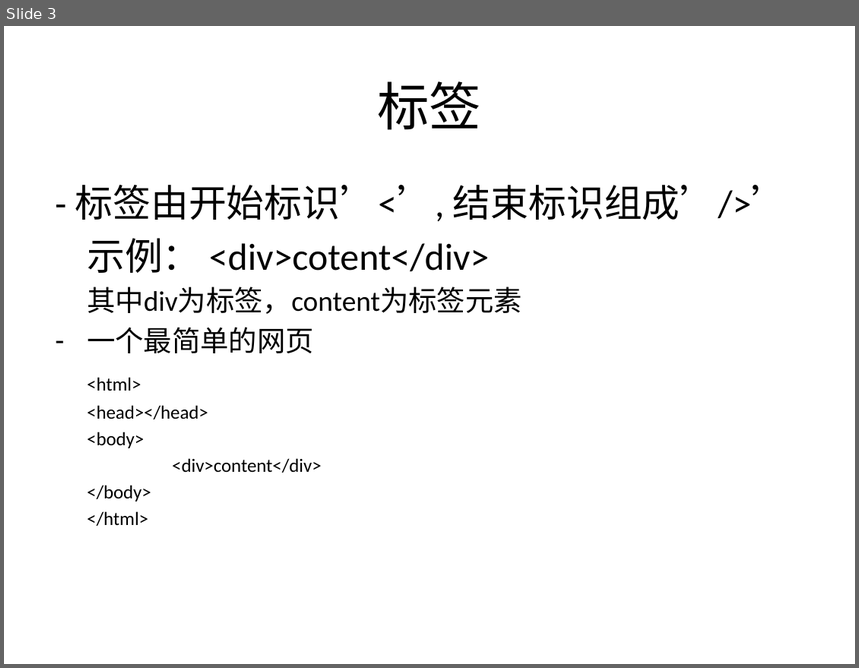
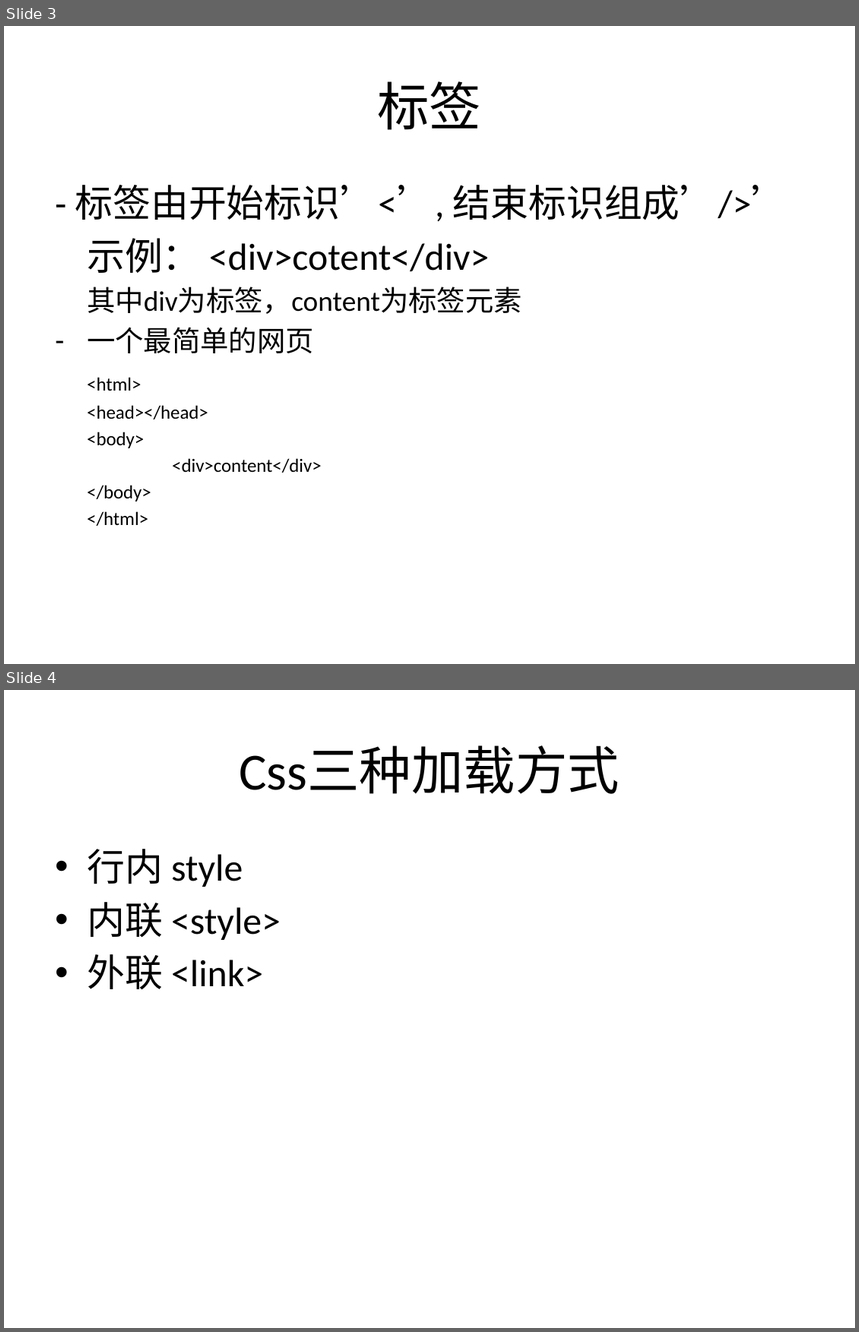
Before and after one commit to zhan3333/html-css-js-example, a slide deck: ppt/html-css-js.pptx. Shown one above the other, each under a label of ours: slide 3 before the commit, slides 3 and 4 after it. The pictures are 859x668 and 859x1332 pixels, drawn with LibreOffice and Linux fonts; fonts in the diff are those of the drawing. Boxes give left, top, right and bottom in pixels: in the first picture for what was removed or moved away, otherwise in the second. Text is boxed around its words. In the diff, an @@ line names an element or a change of style, - is before the commit and + after.

```diff
--- a/ppt/html-css-js.pptx
+++ b/ppt/html-css-js.pptx
@@ slide 4 added at [4, 690, 855, 1328], background #FFFFFF @@
@@ title added at [239, 746, 620, 794], 44 pt, text #000000 @@
+Css三种加载方式
@@ text added at [87, 849, 281, 990], 32 pt, text #000000 @@
+• 行内 style
+• 内联 <style>
+• 外联 <link>
```
Also in this commit, not shown: 4 other slides added, 7 other files.
